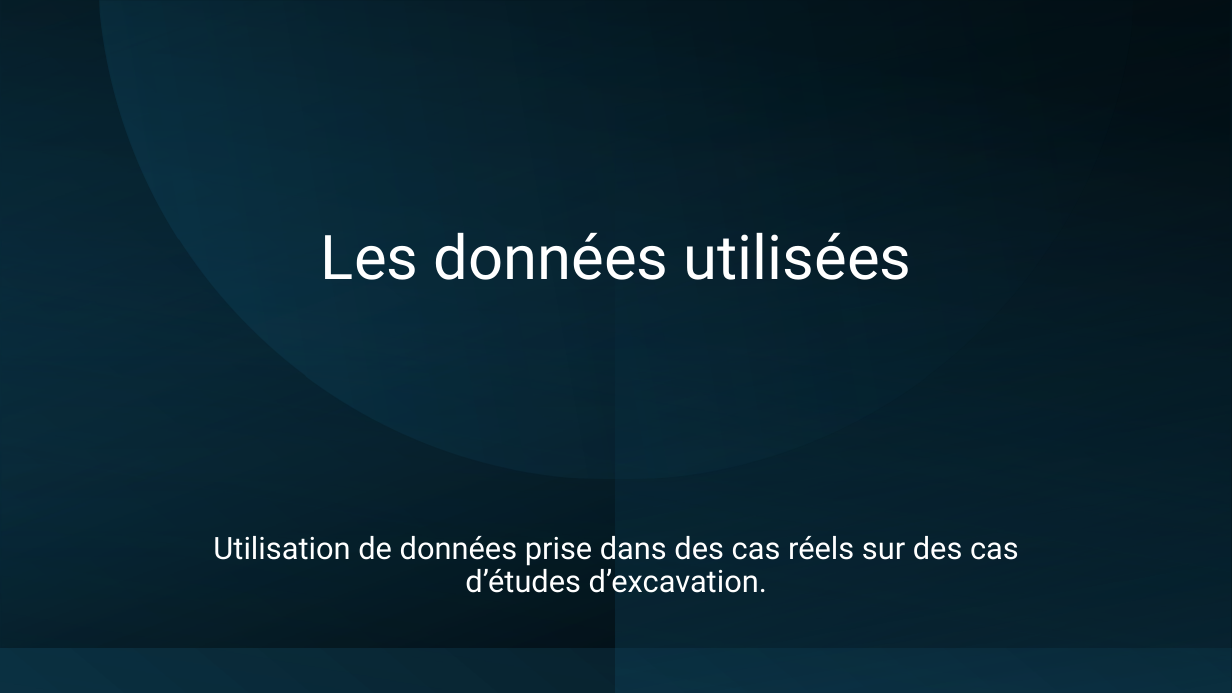
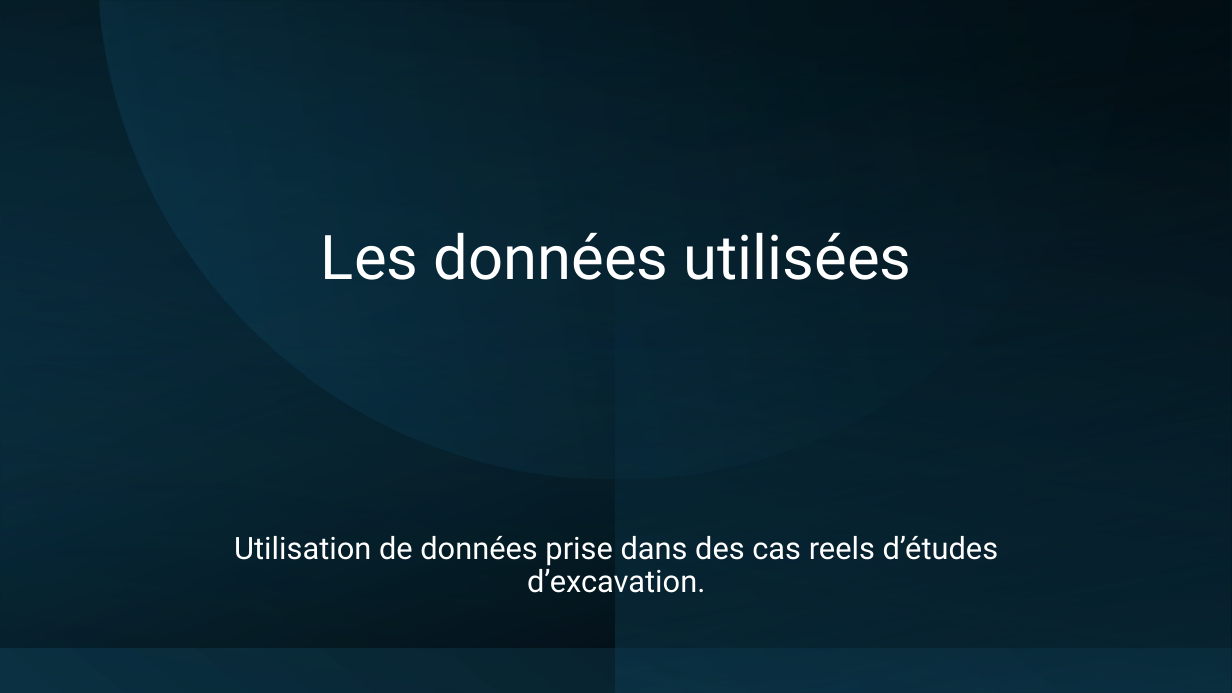
Before and after one commit to IzowRM/Stage-Cetic, a slide deck: slide 12 of Doc Slide/Enhanced Automated Construction Quantity Takeoff.pptx (slide 13 before the commit). Drawn at 1232x693 pixels with LibreOffice and Linux fonts; fonts in the diff are those of the drawing. Boxes give left, top, right and bottom in pixels: in the first picture for what was removed or moved away, otherwise in the second. Text is boxed around its words. In the diff, an @@ line names an element or a change of style, - is before the commit and + after.

```diff
--- a/Doc Slide/Enhanced Automated Construction Quantity Takeoff.pptx
+++ b/Doc Slide/Enhanced Automated Construction Quantity Takeoff.pptx
@@ text at [234,536,999,593]: text changed @@
-Utilisation de données prise dans des cas réels sur des cas d’études d’excavation.
+Utilisation de données prise dans des cas reels d’études d’excavation.
```
Also in this commit, not shown: 5 other slides changed, 1 slide added, 2 slides removed, 3 other files.
